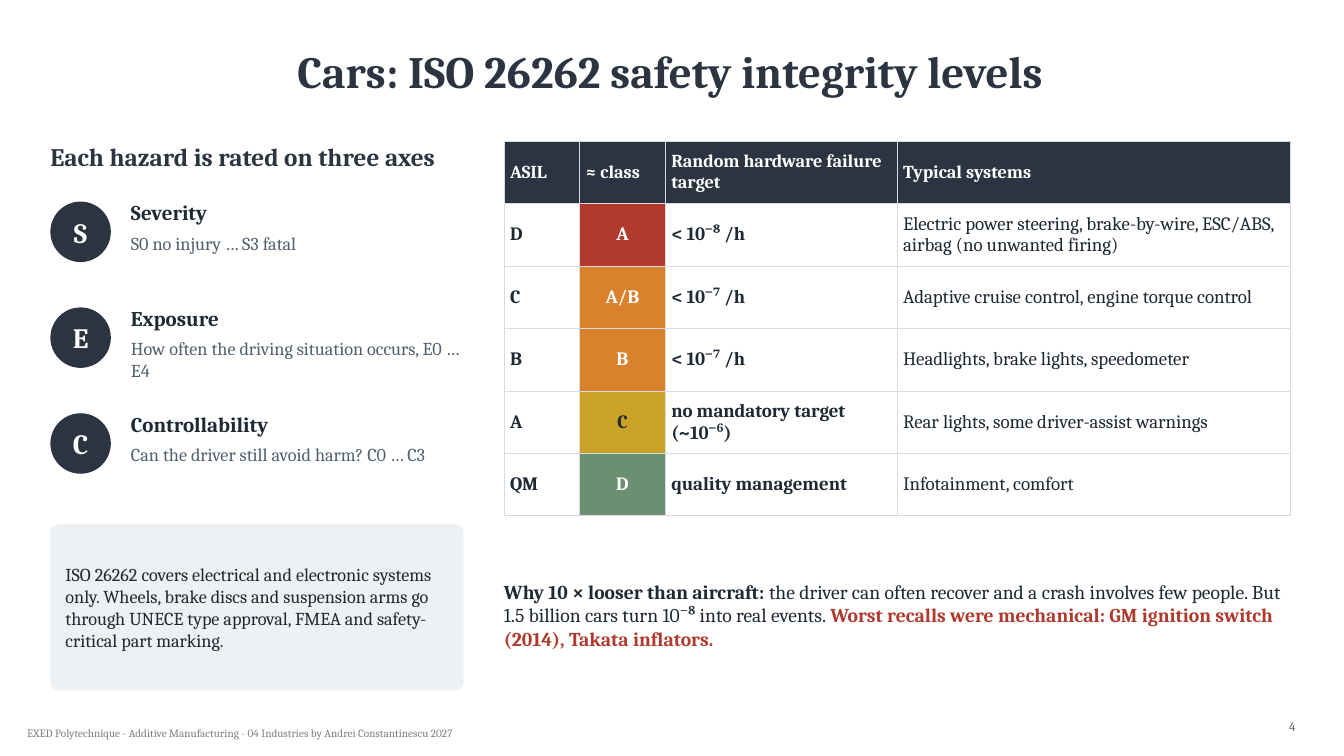
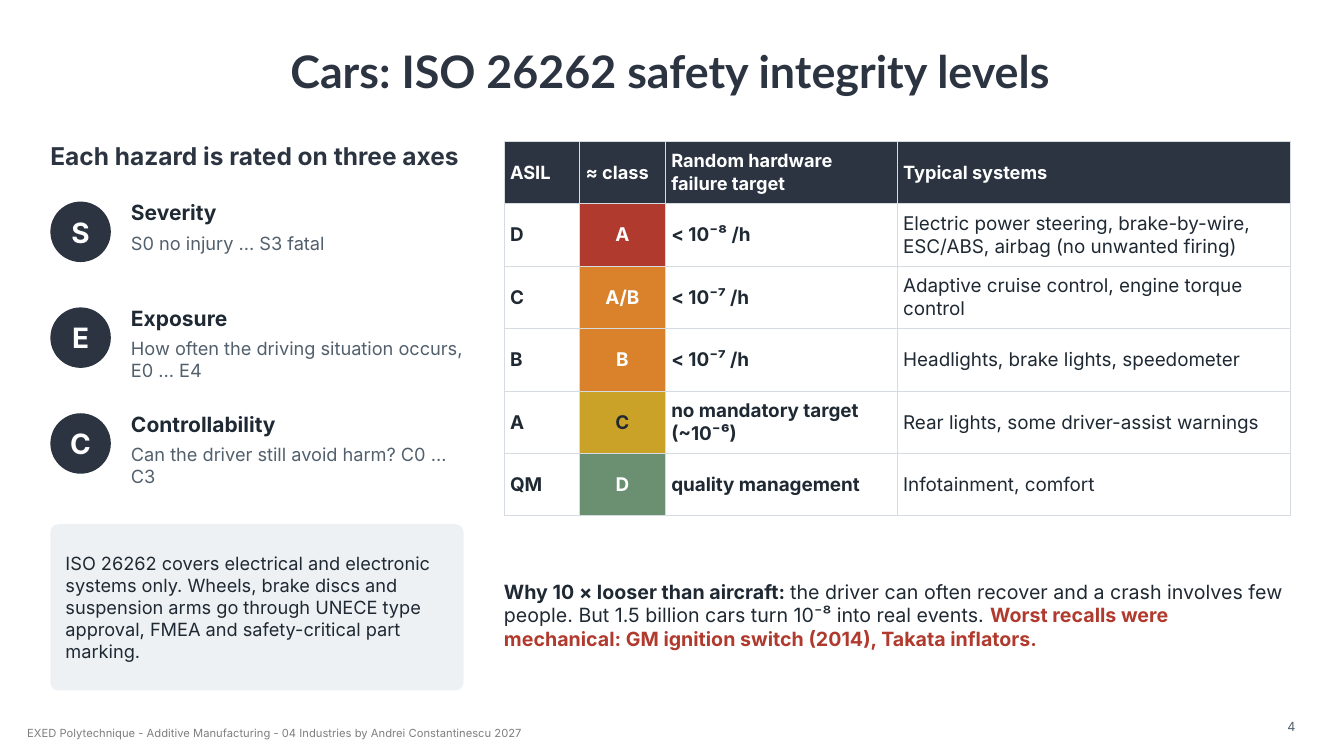
Before and after one commit to aconstant-lms/X-FabAdd, a slide deck: slide 4 of 04_industries/risk/slides/04_risk_human_activities.pptx. Drawn at 1344x756 pixels with LibreOffice and Linux fonts; fonts in the diff are those of the drawing. Boxes give left, top, right and bottom in pixels: in the first picture for what was removed or moved away, otherwise in the second. Text is boxed around its words. In the diff, an @@ line names an element or a change of style, - is before the commit and + after.

```diff
--- a/04_industries/risk/slides/04_risk_human_activities.pptx
+++ b/04_industries/risk/slides/04_risk_human_activities.pptx
@@ title "Cars: ISO 26262 safety integrity ..." at bbox=[290, 54, 1049, 96]: font Cambria to Lato @@
@@ text "Each hazard is rated on ..." at bbox=[50, 146, 458, 166]: size 18 to 17.5 pt, font Cambria to Inter @@
@@ table at bbox=[504, 141, 1291, 499] @@
@@ font Cambria to Inter @@
@@ font Cambria to Inter in 13 elements at bbox=[71, 222, 89, 244], bbox=[131, 204, 217, 225], bbox=[131, 236, 324, 254], bbox=[72, 327, 89, 348], bbox=[131, 310, 227, 331], bbox=[131, 341, 463, 377], bbox=[70, 433, 91, 455], bbox=[131, 416, 276, 437], bbox=[131, 447, 426, 483], bbox=[65, 556, 430, 662], bbox=[504, 584, 1282, 651], bbox=[1287, 722, 1295, 731], bbox=[27, 728, 521, 740] @@
```
Also in this commit, not shown: 19 other slides changed, 12 other files.
